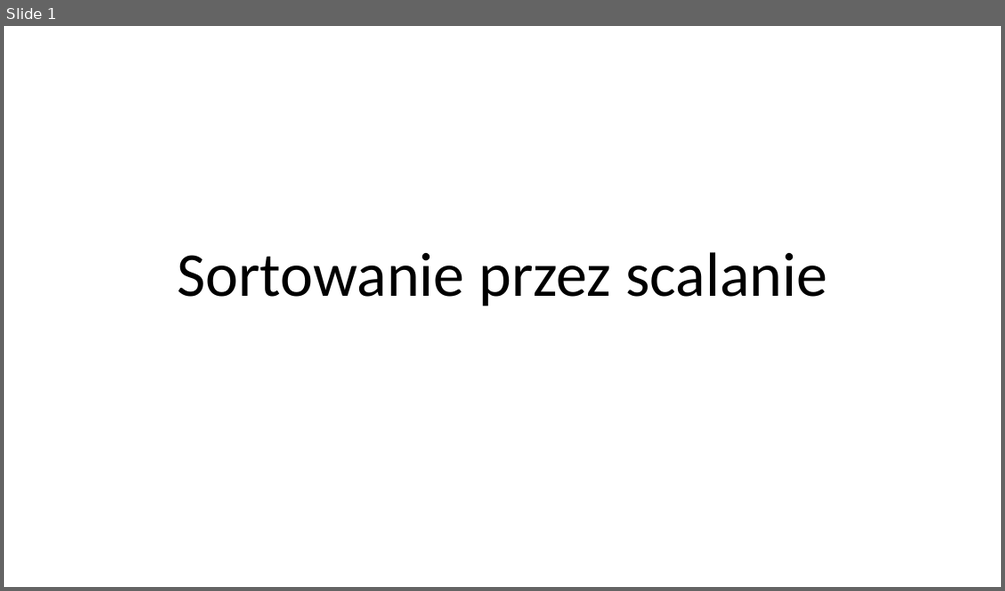
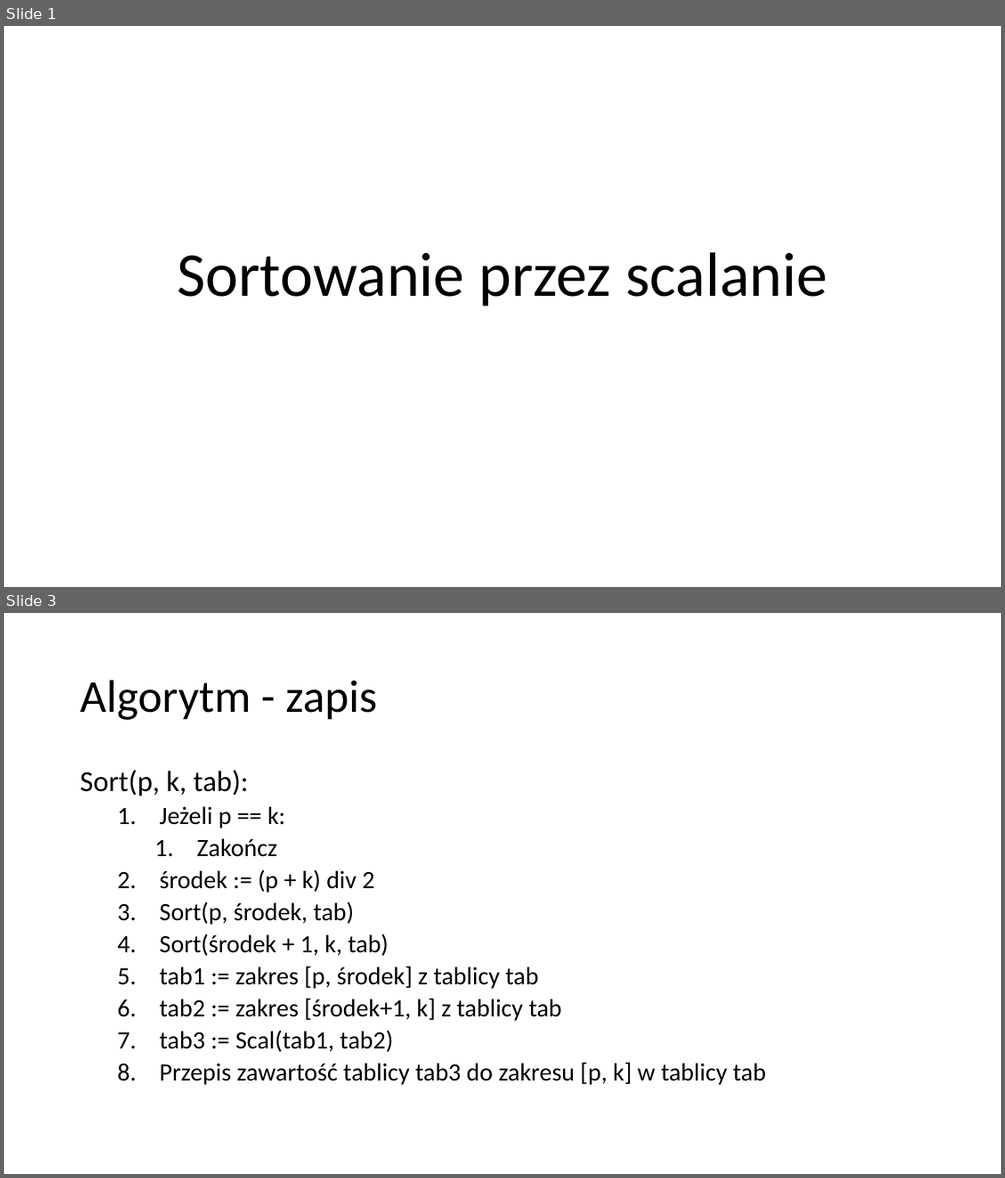
Before and after one commit to blackbat13/CS-HTiEW, a slide deck: Wprowadzenie do rekurencji 2/I. Wprowadzenie do rekurencji 2/Sortowanie przez scalanie.pptx. Shown one above the other, each under a label of ours: slide 1 before the commit, slides 1 and 3 after it; the slides between them are not shown. The pictures are 1005x591 and 1005x1178 pixels, drawn with LibreOffice and Linux fonts; fonts in the diff are those of the drawing. Boxes give left, top, right and bottom in pixels: in the first picture for what was removed or moved away, otherwise in the second. Text is boxed around its words. In the diff, an @@ line names an element or a change of style, - is before the commit and + after.

Commit message:
Uzupełniono prezentację algorytmu sortowania przez scalanie

```diff
--- a/Wprowadzenie do rekurencji 2/I. Wprowadzenie do rekurencji 2/Sortowanie przez scalanie.pptx
+++ b/Wprowadzenie do rekurencji 2/I. Wprowadzenie do rekurencji 2/Sortowanie przez scalanie.pptx
@@ slide 3 added at (4, 613, 1001, 1174), background #FFFFFF @@
@@ title added at (80, 680, 377, 720), 44 pt, text #000000 @@
+Algorytm - zapis
@@ text added at (80, 770, 766, 1085), 24 pt, text #000000 @@
+Sort(p, k, tab):
+  1. Jeżeli p == k:
+    1. Zakończ
+  2. środek := (p + k) div 2
+  3. Sort(p, środek, tab)
+  4. Sort(środek + 1, k, tab)
+  5. tab1 := zakres [p, środek] z tablicy tab
+  6. tab2 := zakres [środek+1, k] z tablicy tab
+  7. tab3 := Scal(tab1, tab2)
+  8. Przepis zawartość tablicy tab3 do zakresu [p, k] w tablicy tab
```
Also in this commit, not shown: 3 slides changed, 84 other slides added.
